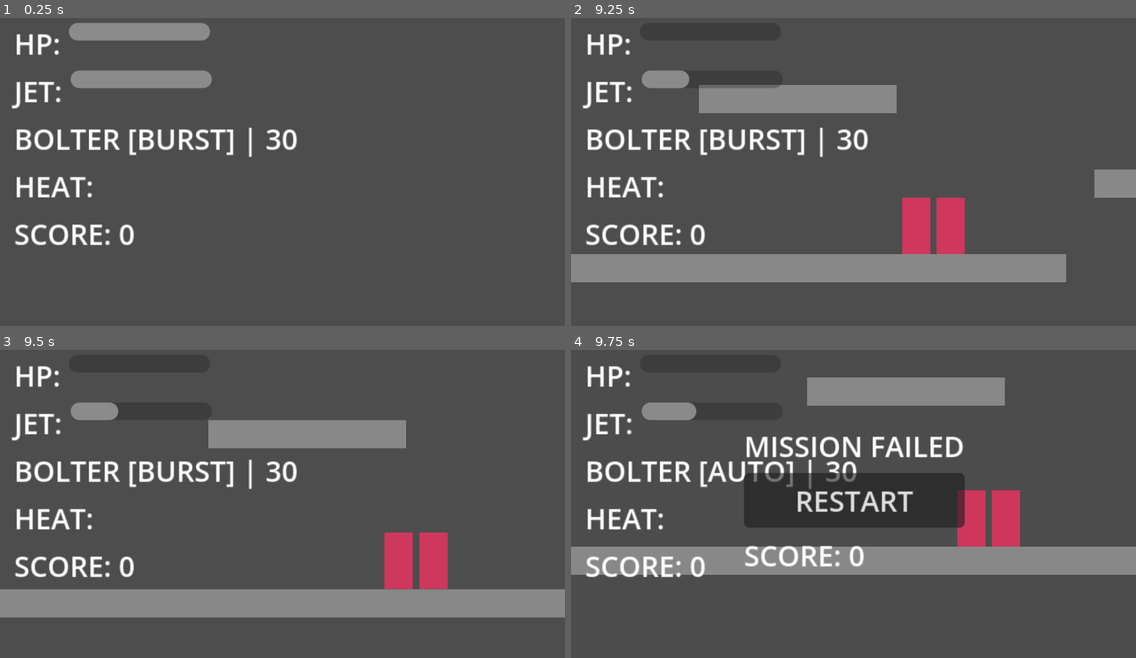
Above: before the commit, frames 1-4 (two rows, left to right).
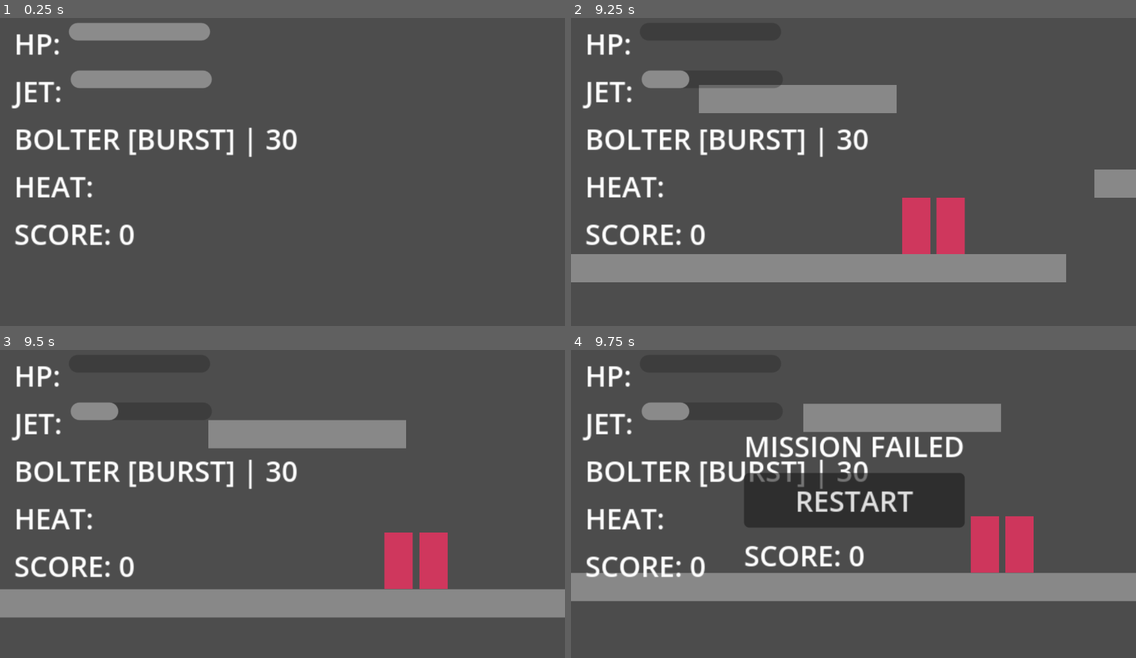
Above: after the commit, the same moments.

Repository: s29741-pj/SGD_DropPod
Game: Godot game, scene res://scenes/main.tscn
The game is run twice, just before and just after one commit, with the same random seed, the same clock (stepped at 60 frames per second) and the same inputs.
Inputs (mouse positions are in pixels of both pictures, inside the frame that each line leads up to):
- Up to frame 1 (0.25 s): no input
- Up to frame 2 (9.25 s): tap Enter (ui_accept) at 0.5, 0.77, 1.25, 1.52, 2, 3.02, 3.77, 4.52, 6.02, 6.77, 7.52, 9.02 s; move the mouse to (825, 230) at 0.52 s; hold Right (ui_right) 0.53-2.03 s; right-click (825, 230) at 0.6 s; move the mouse to (1023, 215) at 1.27 s; tap Q (switch_weapon) every 1.5 s from 1.35 to 8.85 s; move the mouse to (684, 119) at 2.02 s; hold Left (ui_left) 2.03-4.28 s; right-click (684, 119) at 2.1 s; move the mouse to (881, 168) at 2.77 s; move the mouse to (768, 88) at 3.52 s; right-click (768, 88) at 3.6 s; move the mouse to (977, 150) at 4.27 s; hold Right (ui_right) 4.28-8.03 s; move the mouse to (740, 184) at 5.02 s; right-click (740, 184) at 5.1 s; move the mouse to (910, 98) at 5.77 s; move the mouse to (825, 230) at 6.52 s; right-click (825, 230) at 6.6 s; move the mouse to (1023, 215) at 7.27 s; move the mouse to (684, 119) at 8.02 s; hold Left (ui_left) from 8.03 s (still down); right-click (684, 119) at 8.1 s; move the mouse to (881, 168) at 8.77 s
- Up to frame 3 (9.5 s): keep holding Left (ui_left)
- Up to frame 4 (9.75 s): move the mouse to (768, 420) at 9.52 s; release Left (ui_left) at 9.53 s; hold Right (ui_right) from 9.53 s (still down); right-click (768, 420) at 9.6 s

Frames 1-3 are identical in both runs. In frame 4, 25% of the frame differs, in the area x 0-100%, y 8-82%.

Commit message:
Added upgrade system.

Diff:
--- a/game_over_screen.gd
+++ b/game_over_screen.gd
@@ -7,15 +7,18 @@
 	hide()
 
 func show_game_over():
+	get_tree().paused = true
 	message_label.text = "MISSION FAILED"
 	score_label.text = "SCORE: " + str(GameManager.score)
 	show()
 
 func show_mission_complete():
+	get_tree().paused = true
 	message_label.text = "MISSION COMPLETE"
 	score_label.text = "SCORE: " + str(GameManager.score)
 	show()
 
 func _on_button_pressed():
+	get_tree().paused = false
 	GameManager.reset()
 	get_tree().reload_current_scene()
--- a/scenes/main.gd
+++ b/scenes/main.gd
@@ -1,9 +1,11 @@
 extends Node2D
+
 @onready var game_over_screen = $GameOverScreen
+@onready var upgrade_screen = $UpgradeScreen
+
 func _ready():
 	GameManager.level_completed.connect(_on_level_completed)
+
 func _on_level_completed():
-	print("POZIOM UKONCZONY!")
-	await get_tree().create_timer(2.0).timeout
-	game_over_screen.show_mission_complete()
-	# Tu później załadujesz następny poziom
+	await get_tree().create_timer(1.5).timeout
+	upgrade_screen.show_upgrades()
--- a/scenes/main.tscn
+++ b/scenes/main.tscn
@@ -13,6 +13,7 @@
 [ext_resource type="PackedScene" uid="uid://vthkrgfe8ct7" path="res://scenes/ammo_box.tscn" id="12_trceg"]
 [ext_resource type="PackedScene" uid="uid://bagdyta4bx4cg" path="res://scenes/healthpack.tscn" id="13_a8y0u"]
 [ext_resource type="PackedScene" uid="uid://b52oka2dl7ad2" path="res://game_over_screen.tscn" id="14_a8y0u"]
+[ext_resource type="PackedScene" uid="uid://chvkrhlhiymbn" path="res://scenes/upgrade_screen.tscn" id="14_jkv2x"]
 
 [sub_resource type="TileSetAtlasSource" id="TileSetAtlasSource_choun"]
 texture = ExtResource("2_85g3d")
@@ -54,3 +55,7 @@
 position = Vector2(-160, 296)
 
 [node name="GameOverScreen" parent="." unique_id=388643700 instance=ExtResource("14_a8y0u")]
+process_mode = 3
+
+[node name="UpgradeScreen" parent="." unique_id=1077591299 instance=ExtResource("14_jkv2x")]
+process_mode = 3
--- a/scenes/player.gd
+++ b/scenes/player.gd
@@ -143,7 +143,7 @@
 		return
 	gatling_cooldown = true
 	ammo["gatling"] -= 1
-	heat += HEAT_PER_SHOT
+	heat += max(2.0, HEAT_PER_SHOT - GameManager.upgrades["gatling_heat"] * 1.5)
 	spawn_bullet(0.7)
 	if heat >= max_heat:
 		is_overheated = true
@@ -151,18 +151,19 @@
 		await get_tree().create_timer(OVERHEAT_COOLDOWN).timeout
 		is_overheated = false
 		heat = 0.0
-	await get_tree().create_timer(0.08).timeout
+	await get_tree().create_timer(max(0.03, 0.08 - GameManager.upgrades["gatling_fire_rate"] * 0.01)).timeout
 	gatling_cooldown = false
 
 func fire_bolter():
-	if ammo["bolter"] < 3:
+	var cost = 3
+	if ammo["bolter"] < cost:
 		print("BRAK AMUNICJI")
 		return
 	can_shoot = false
 	for i in 3:
 		ammo["bolter"] -= 1
-		spawn_bullet(1.0)
-		await get_tree().create_timer(0.1).timeout
+		spawn_bullet(1.0 + GameManager.upgrades["bolter_damage"] * 0.5)
+		await get_tree().create_timer(0.1 - GameManager.upgrades["bolter_fire_rate"] * 0.015).timeout
 	await get_tree().create_timer(0.3).timeout
 	can_shoot = true
 
@@ -174,10 +175,9 @@
 		return
 	can_shoot = false
 	ammo["bolter"] -= 1
-	spawn_bullet(1.0)
-	await get_tree().create_timer(0.15).timeout
+	spawn_bullet(1.0 + GameManager.upgrades["bolter_damage"] * 0.5)
+	await get_tree().create_timer(max(0.05, 0.15 - GameManager.upgrades["bolter_fire_rate"] * 0.02)).timeout
 	can_shoot = true
-
 
 func fire_melee():
 	can_shoot = false
@@ -258,3 +258,15 @@
 	var current = weapons[current_weapon]
 	if current in ammo:
 		ammo[current] = min(ammo[current] + amount, max_ammo[current])
+
+
+func apply_upgrades():
+	max_hp += GameManager.upgrades["max_hp"] * 2
+	hp = max_hp
+	max_ammo["bolter"] += GameManager.upgrades["max_ammo"] * 10
+	ammo["bolter"] = max_ammo["bolter"]
+	max_ammo["gatling"] += GameManager.upgrades["max_ammo"] * 20
+	ammo["gatling"] = max_ammo["gatling"]
+
+func _ready():
+	apply_upgrades()
--- /dev/null
+++ b/scenes/upgrade_screen.tscn
@@ -0,0 +1,45 @@
+[gd_scene format=3 uid="uid://chvkrhlhiymbn"]
+
+[ext_resource type="Script" uid="uid://bymdyqyfp85wf" path="res://upgrade_screen.gd" id="1_mh8j6"]
+
+[node name="UpgradeScreen" type="CanvasLayer" unique_id=1077591299]
+script = ExtResource("1_mh8j6")
+
+[node name="ColorRect" type="ColorRect" parent="." unique_id=279480516]
+anchors_preset = 15
+anchor_right = 1.0
+anchor_bottom = 1.0
+grow_horizontal = 2
+grow_vertical = 2
+color = Color(0, 0, 0, 0.003921569)
+
+[node name="VBoxContainer" type="VBoxContainer" parent="." unique_id=509320287]
+anchors_preset = 8
+anchor_left = 0.5
+anchor_top = 0.5
+anchor_right = 0.5
+anchor_bottom = 0.5
+offset_left = -20.0
+offset_top = -43.0
+offset_right = 20.0
+offset_bottom = 43.0
+grow_horizontal = 2
+grow_vertical = 2
+
+[node name="Label" type="Label" parent="VBoxContainer" unique_id=1595874869]
+layout_mode = 2
+text = "CHOOSE UPGRADE:"
+horizontal_alignment = 1
+
+[node name="PointsLabel" type="Label" parent="VBoxContainer" unique_id=860125504]
+layout_mode = 2
+text = "POINTS: 0"
+
+[node name="Upgrade1" type="Button" parent="VBoxContainer" unique_id=1955782747]
+layout_mode = 2
+
+[node name="Upgrade2" type="Button" parent="VBoxContainer" unique_id=1217169298]
+layout_mode = 2
+
+[node name="Upgrade3" type="Button" parent="VBoxContainer" unique_id=269299621]
+layout_mode = 2
--- a/scripts/game_manager.gd
+++ b/scripts/game_manager.gd
@@ -5,6 +5,17 @@
 var enemies_remaining = 0
 var score = 0
 var mission_start_time = 0.0
+
+var upgrades = {
+	"bolter_damage": 0,
+	"bolter_fire_rate": 0,
+	"gatling_fire_rate": 0,
+	"gatling_heat": 0,
+	"max_hp": 0,
+	"max_ammo": 0
+}
+
+const UPGRADE_COST = 200
 
 func _ready():
 	mission_start_time = Time.get_ticks_msec()
--- /dev/null
+++ b/upgrade_screen.gd
@@ -0,0 +1,53 @@
+extends CanvasLayer
+
+@onready var points_label = $VBoxContainer/PointsLabel
+@onready var upgrade1 = $VBoxContainer/Upgrade1
+@onready var upgrade2 = $VBoxContainer/Upgrade2
+@onready var upgrade3 = $VBoxContainer/Upgrade3
+
+var available_upgrades = [
+	{"id": "bolter_damage", "label": "BOLTER: +1 OBRAZENIA (200pts)"},
+	{"id": "bolter_fire_rate", "label": "BOLTER: SZYBSZY RELOAD (200pts)"},
+	{"id": "gatling_fire_rate", "label": "GATLING: SZYBSZY OSTRZAL (200pts)"},
+	{"id": "gatling_heat", "label": "GATLING: MNIEJ PRZEGRZANIA (200pts)"},
+	{"id": "max_hp", "label": "MAX HP +2 (200pts)"},
+	{"id": "max_ammo", "label": "WIECEJ AMUNICJI (200pts)"}
+]
+
+var offered = []
+
+func show_upgrades():
+	get_tree().paused = true
+	points_label.text = "PUNKTY: " + str(GameManager.score)
+	points_label.text = "PUNKTY: " + str(GameManager.score)
+	offered = available_upgrades.duplicate()
+	offered.shuffle()
+	offered = offered.slice(0, 3)
+	upgrade1.text = offered[0]["label"]
+	upgrade2.text = offered[1]["label"]
+	upgrade3.text = offered[2]["label"]
+	show()
+
+func _ready():
+	hide()
+	upgrade1.pressed.connect(_on_upgrade1_pressed)
+	upgrade2.pressed.connect(_on_upgrade2_pressed)
+	upgrade3.pressed.connect(_on_upgrade3_pressed)
+
+func apply_upgrade(index):
+	if GameManager.score < GameManager.UPGRADE_COST:
+		print("ZA MALO PUNKTOW")
+		return
+	GameManager.score -= GameManager.UPGRADE_COST
+	GameManager.upgrades[offered[index]["id"]] += 1
+	get_tree().paused = false
+	hide()
+
+func _on_upgrade1_pressed():
+	apply_upgrade(0)
+
+func _on_upgrade2_pressed():
+	apply_upgrade(1)
+
+func _on_upgrade3_pressed():
+	apply_upgrade(2)
Not shown, added: upgrade_screen.gd.uid
